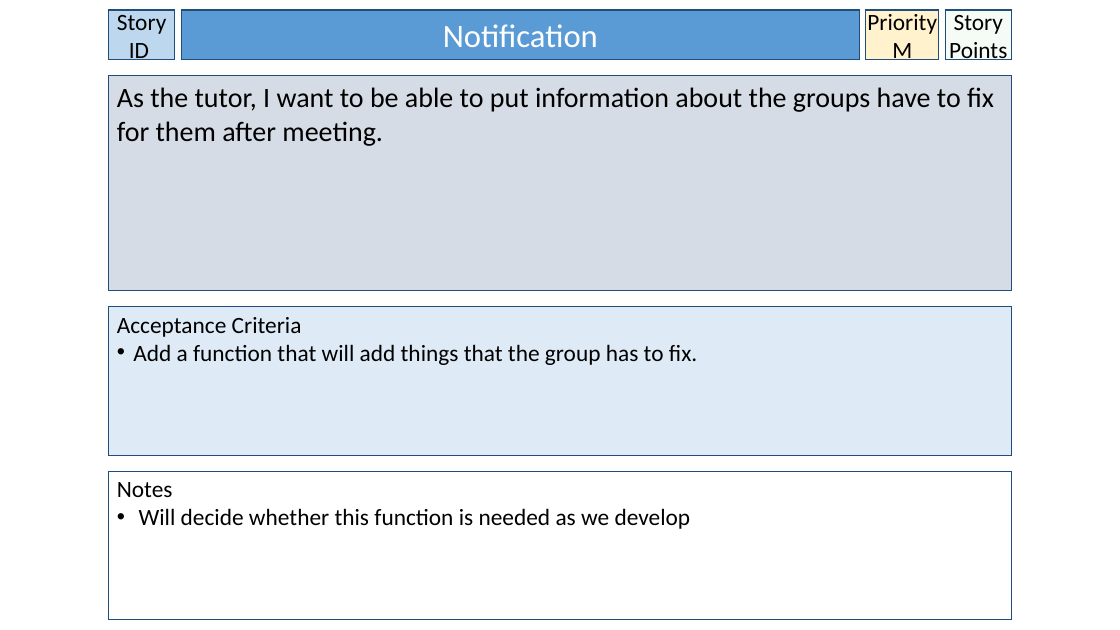
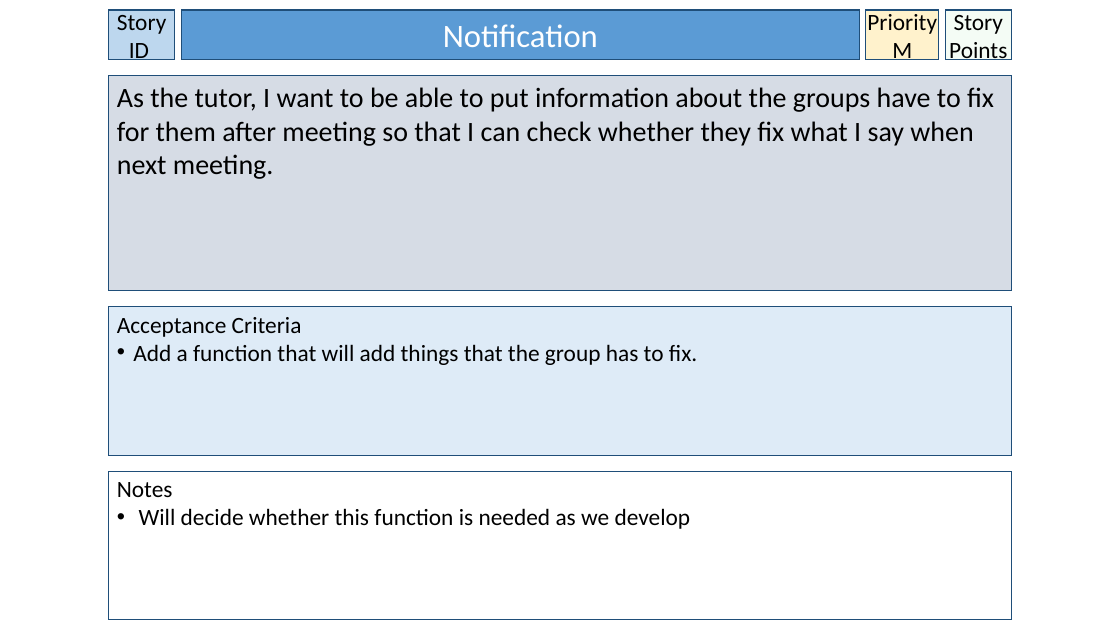
Before and after one commit to BrissyKim/group14, a slide deck: slide 2 of User_story/Seyoung User Stories.pptx. Drawn at 1120x630 pixels with LibreOffice and Linux fonts; fonts in the diff are those of the drawing. Boxes give left, top, right and bottom in pixels: in the first picture for what was removed or moved away, otherwise in the second. Text is boxed around its words. In the diff, an @@ line names an element or a change of style, - is before the commit and + after.

```diff
--- a/User_story/Seyoung User Stories.pptx
+++ b/User_story/Seyoung User Stories.pptx
@@ text in rectangle at (117,87,994,179): text changed @@
-As the tutor, I want to be able to put information about the groups have to fix for them after meeting.
+As the tutor, I want to be able to put information about the groups have to fix for them after meeting so that I can check whether they fix what I say when next meeting.
```
Also in this commit, not shown: 3 other slides changed.
